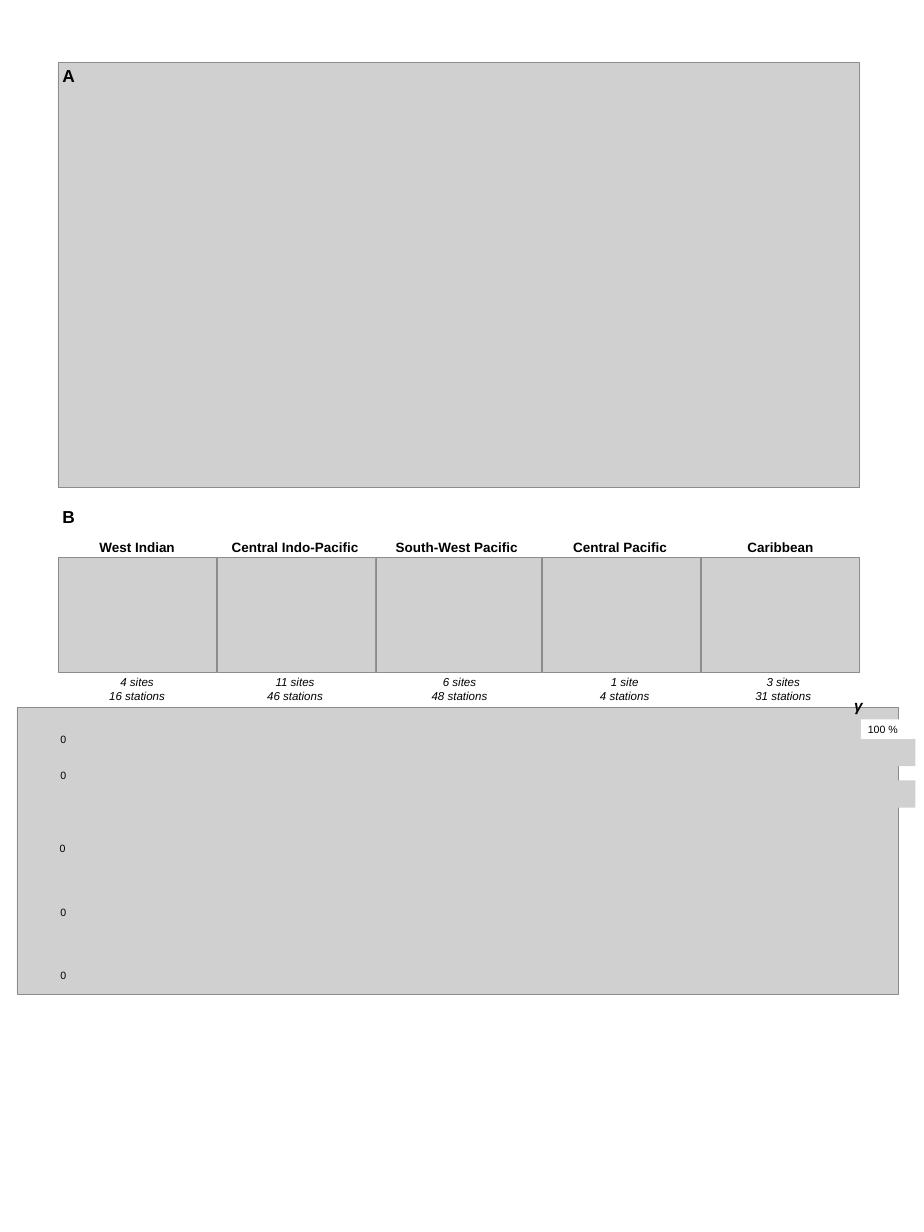
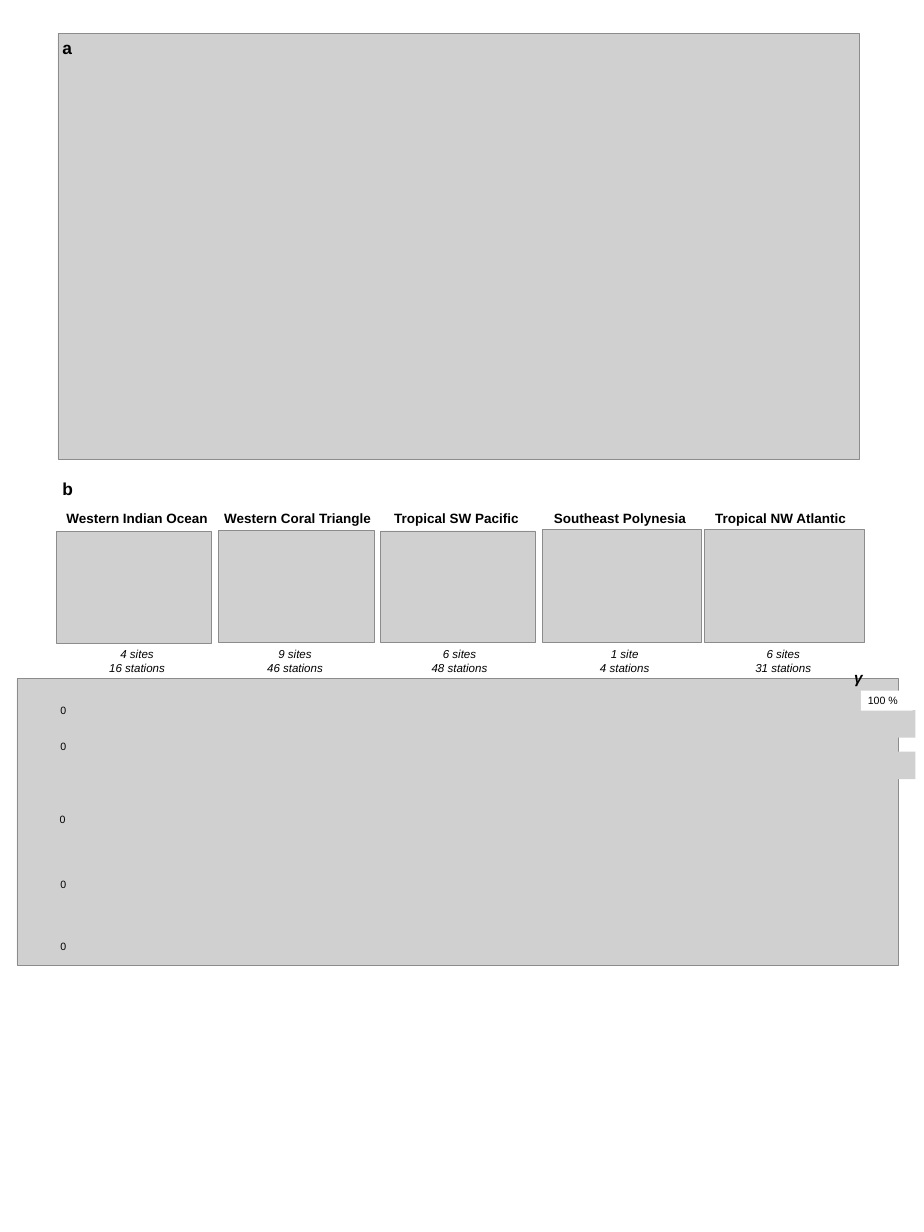
Before and after one commit to virginiemarques/Global_eDNA, a slide deck: slide 1 of outputs/00_Figures_for_paper/Figure3.pptx (slide 2 before the commit). Drawn at 924x1232 pixels with LibreOffice and Linux fonts; fonts in the diff are those of the drawing; grey boxes stand for pictures. Boxes give left, top, right and bottom in pixels: in the first picture for what was removed or moved away, otherwise in the second. Text is boxed around its words. In the diff, an @@ line names an element or a change of style, - is before the commit and + after.

Commit message:
update maps with new sites and colors

```diff
--- a/outputs/00_Figures_for_paper/Figure3.pptx
+++ b/outputs/00_Figures_for_paper/Figure3.pptx
@@ text at (62, 44, 72, 54): text changed @@
-A
+a
@@ text at (62, 482, 73, 495): text changed @@
-B
+b
@@ picture: place and size @@
-picture at (58, 557, 216, 672)
+picture at (56, 532, 211, 643)
@@ text at (66, 513, 207, 523): text changed @@
-West Indian
+Western Indian Ocean
@@ picture: place and size @@
-picture at (217, 557, 375, 672)
+picture at (218, 531, 375, 643)
@@ text at (224, 513, 371, 526): text changed @@
-Central Indo-Pacific
+Western Coral Triangle
@@ picture: place and size @@
-picture at (376, 557, 541, 672)
+picture at (381, 531, 536, 643)
@@ text at (394, 513, 518, 526): text changed @@
-South-West Pacific
+Tropical SW Pacific
@@ picture: place and size @@
-picture at (542, 557, 701, 672)
+picture at (542, 530, 701, 643)
@@ text at (554, 513, 686, 526): text changed @@
-Central Pacific
+Southeast Polynesia
@@ picture: place and size @@
-picture at (701, 557, 860, 672)
+picture at (705, 530, 865, 643)
@@ text at (715, 513, 845, 526): text changed @@
-Caribbean
+Tropical NW Atlantic
@@ text at (278, 649, 312, 658): text changed @@
-11 sites
+9 sites
@@ 11 texts, 2 pictures, 1 rectangle: place and size @@
-11 texts, 2 pictures, 1 rectangle at (17, 62, 913, 994)
+11 texts, 2 pictures, 1 rectangle at (17, 33, 913, 966)
@@ text at (767, 649, 800, 658): text changed @@
-3 sites
+6 sites
@@ picture added at (640, 704, 670, 729) @@
@@ picture added at (696, 711, 916, 738) @@
@@ picture removed at (696, 739, 916, 767) @@
@@ picture added at (735, 752, 916, 780) @@
@@ picture removed at (735, 781, 916, 808) @@
```
Also in this commit, not shown: 1 slide removed, 4 other files.
